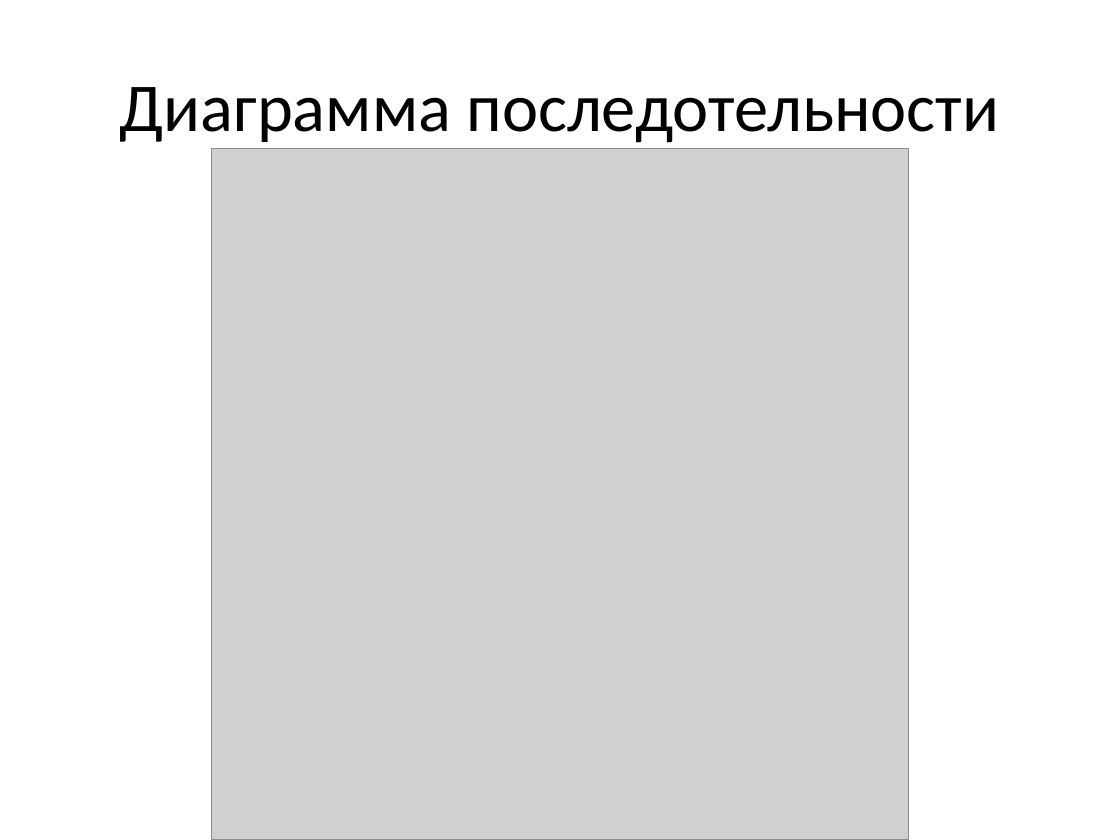
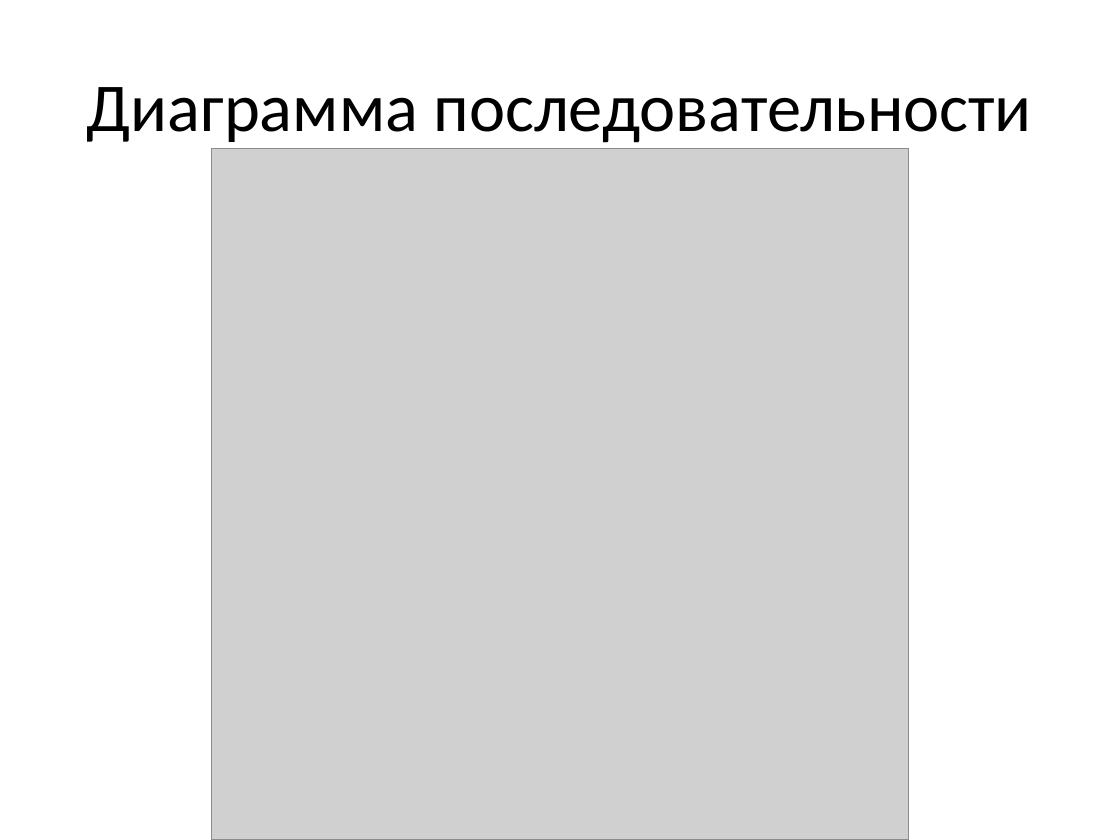
Before and after one commit to russov/cpp_craft_1013, a slide deck: slide 15 of lections/cpp_craft_lec_8_pre.pptx. Drawn at 1120x840 pixels with LibreOffice and Linux fonts; fonts in the diff are those of the drawing; grey boxes stand for pictures. Boxes give left, top, right and bottom in pixels: in the first picture for what was removed or moved away, otherwise in the second. Text is boxed around its words. In the diff, an @@ line names an element or a change of style, - is before the commit and + after.

```diff
--- a/lections/cpp_craft_lec_8_pre.pptx
+++ b/lections/cpp_craft_lec_8_pre.pptx
@@ title at (87,87,1032,143): text changed @@
-Диаграмма последотельности
+Диаграмма последовательности
```
Also in this commit, not shown: 2 other slides changed.
